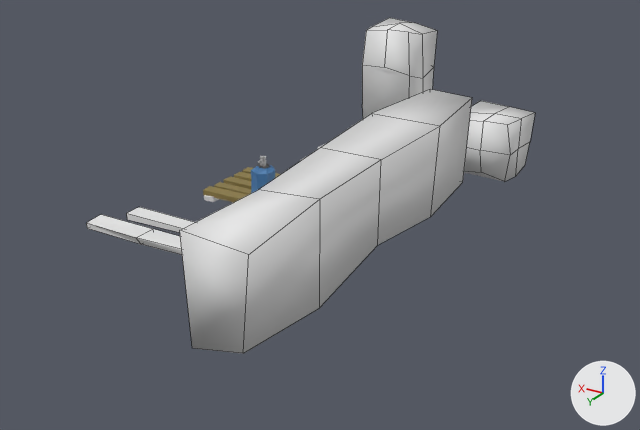
One commit to the Blender file Assets/Models/Map/Decorations.blend: the scene before it, then after it.
The view is the same before and after, from a camera (50 mm lens) standing at (-76.8, 113.3, 59.1) and looking at (-9.5, 1.2, 3.1). Every picture has the same lights, and +X, +Y and +Z are marked at lower right. Mesh edges are drawn as thin lines on the coarser meshes.

The scene before the commit, as lines of its bpy script (objects in view):
```python
me_cube = bpy.data.meshes.new('Cube')
me_cube.from_pydata(...)  # 184 vertices, 78 faces; spans x -7.7..7.7, y -7.1..7.1, z -0.1..2.0
# faces by material slot: [32, 46]
me_cube.materials.append(mat_brown)  # white #e7e7e7
me_cube.materials.append(mat_brownlight)  # yellow #8a7943
me_cube_001 = bpy.data.meshes.new('Cube.001')
me_cube_001.from_pydata(...)  # 12 vertices, 10 faces; spans x -3.2..17.9, y -1.8..1.9, z -0.2..1.2
me_cube_007 = bpy.data.meshes.new('Cube.007')
me_cube_007.from_pydata(...)  # 31 vertices, 23 faces; spans x -6.5..6.1, y -6.3..6.4, z -0.9..27.8
me_cube_007.polygons.foreach_set('use_smooth', [True] * 23)
ob_hedgetall = bpy.data.objects.new('HedgeTall', me_cube_007)
ob_hedgetall.location = (4.9, -55.3, -5.0)
ob_plank1 = bpy.data.objects.new('Plank1', me_cube_001)
ob_plank1.location = (3.1, 11.2, -0.1)
ob_woodplate = bpy.data.objects.new('WoodPlate', me_cube)
ob_woodplate.location = (7.5, -7.0, 0.0)
# also in view: 'HedgeSquare' at (-17.4, -55.2, 0.5); 'HedgeLong' at (-17.3, 4.7, 8.4); 'Plank2' at (12.0, 17.5, 0.4)
```
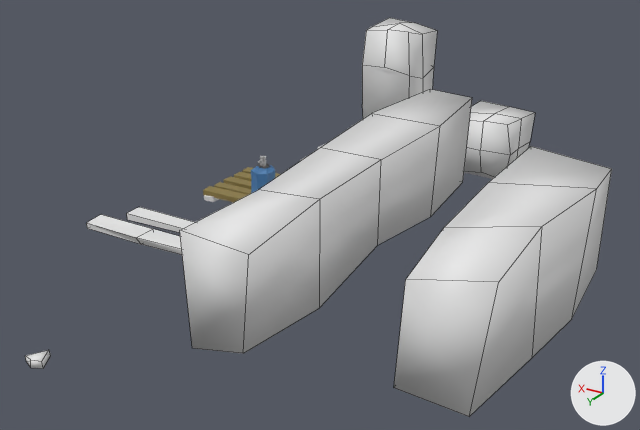
What differs and where, as boxes [x1, y1, x2, y2] in the pictures (640 x 430 px):
```json
{"object": "HedgeMedium", "change": "added", "after": [394, 146, 612, 417]}
{"object": "CheeseSlice", "change": "added", "after": [25, 350, 50, 368]}
```

Scene script edits in JSON lines:
```json
{"op": "add", "block": "me_cylinder_001", "code": ["me_cylinder_001 = bpy.data.meshes.new('Cylinder.001')", "me_cylinder_001.from_pydata([(0.03, 0.98, 0.0), (0.04, 0.85, 1.02), (1.5, 0.32, 0.0), (1.36, 0.48, 0.99), (-0.07, -1.97, 0.95), (-0.06, -2.07, 0.0), (-1.38, 0.34, 0.0), (-1.33, 0.34, 1.0)], [], [(0, 1, 3, 2), (2, 3, 4, 5), (7, 6, 5, 4), (6, 7, 1, 0), (2, 5, 6, 0), (1, 7, 4, 3)])", "me_cylinder_001.polygons.foreach_set('use_smooth', [True] * 6)"]}
{"op": "add", "block": "me_cube_005", "code": ["me_cube_005 = bpy.data.meshes.new('Cube.005')", "me_cube_005.from_pydata([(-3.7, 22.1, -0.9), (-5.5, 21.3, 16.2), (6.1, 21.3, -0.8), (3.6, 24.6, 15.6), (-7.2, -5.4, -0.9), (-8.0, -6.6, 17.8), (5.7, -7.8, -1.1), (6.2, -6.2, 16.0), (-5.7, 8.3, 17.7), (6.5, 8.8, -0.9), (-5.8, 6.7, -0.9), (6.6, 7.7, 14.5), (-6.1, -22.2, -0.9), (5.6, -21.8, 16.7), (-6.8, -19.8, 16.1), (4.6, -23.5, -0.7)], [], [(10, 8, 1, 0), (0, 1, 3, 2), (11, 8, 5, 7), (9, 11, 7, 6), (12, 14, 5, 4), (2, 3, 11, 9), (3, 1, 8, 11), (4, 5, 8, 10), (7, 5, 14, 13), (6, 7, 13, 15), (15, 13, 14, 12), (2, 9, 6, 15, 12, 4, 10, 0)])", "me_cube_005.polygons.foreach_set('use_smooth', [True] * 12)"]}
{"op": "add", "block": "ob_cheeseslice", "code": ["ob_cheeseslice = bpy.data.objects.new('CheeseSlice', me_cylinder_001)", "ob_cheeseslice.location = (0.0, 52.0, 0.0)"]}
{"op": "add", "block": "ob_hedgemedium", "code": ["ob_hedgemedium = bpy.data.objects.new('HedgeMedium', me_cube_005)", "ob_hedgemedium.location = (-44.8, 11.7, -0.1)"]}
```
